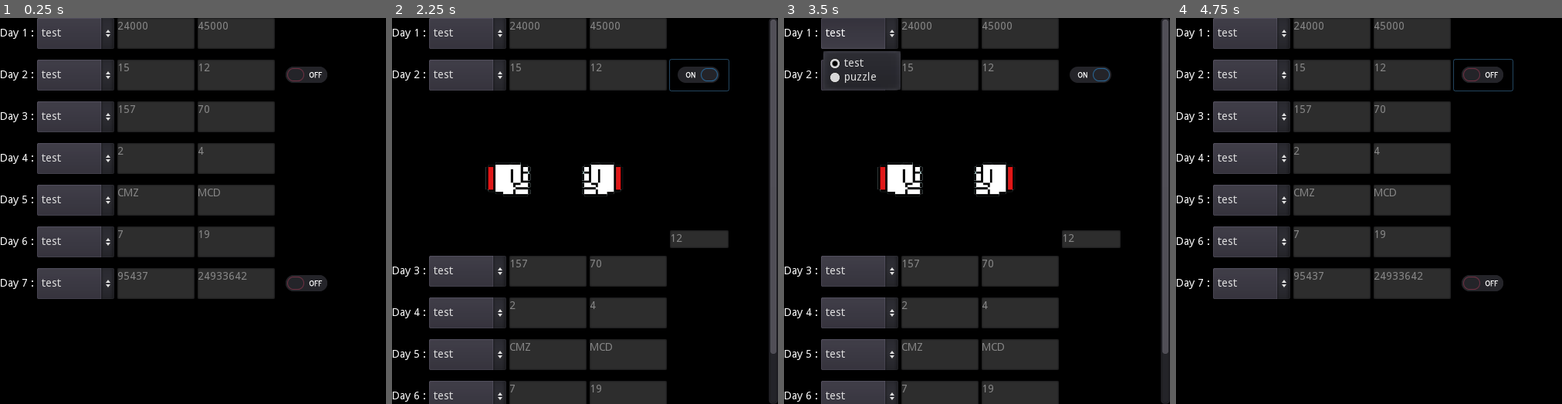
Above: before the commit, frames 1-4 (left to right).
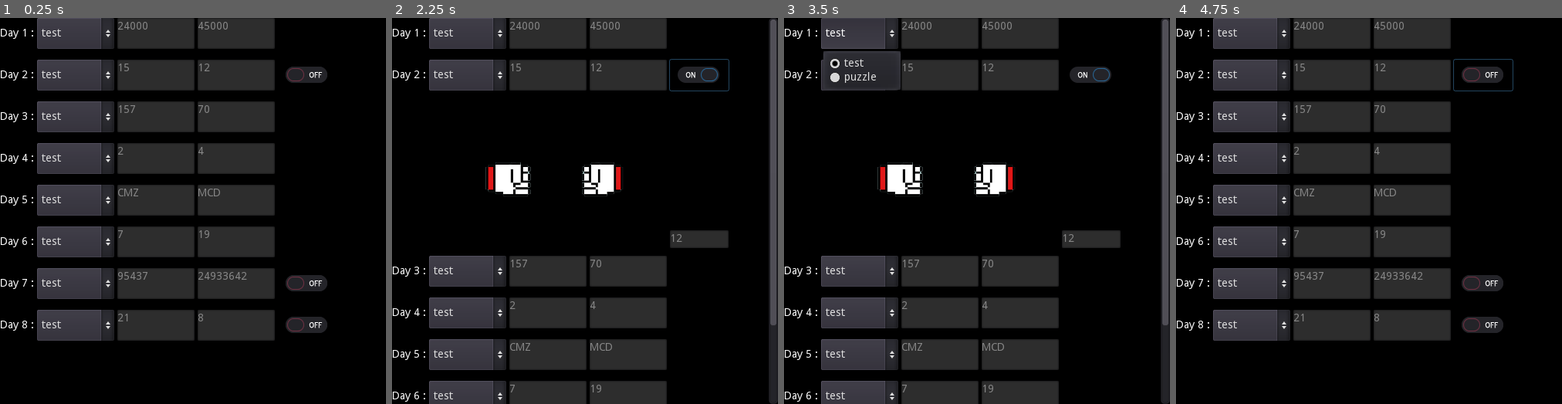
Above: after the commit, the same moments.

Repository: MelanieGEFFRE/AdventOfCode2022
Game: Godot game, scene res://Main.tscn
The game is run twice, just before and just after one commit, with the same random seed, the same clock (stepped at 60 frames per second) and the same inputs.
Inputs (mouse positions are in pixels of both pictures, inside the frame that each line leads up to):
- Up to frame 1 (0.25 s): no input
- Up to frame 2 (2.25 s): click "test" at 0.5 s; click (700, 75) at 1.27 s; click (700, 75) at 2.02 s
- Up to frame 3 (3.5 s): click "test" at 2.75 s
- Up to frame 4 (4.75 s): click "test" at 3.5 s; click (1484, 75) at 4.25 s

The runs differ from the first frame. In frame 1, 5.3% of the frame differs, in the area x 0-85%, y 75-84%; in frame 2, 0.1%; in frame 3, 0.1%; in frame 4, 5.3%.

Commit message:
day 8

Diff:
--- a/project/Main.tscn
+++ b/project/Main.tscn
@@ -7,6 +7,7 @@
 [ext_resource path="res://day5/day5.tscn" type="PackedScene" id=5]
 [ext_resource path="res://day6/day6.tscn" type="PackedScene" id=6]
 [ext_resource path="res://day7/day7.tscn" type="PackedScene" id=7]
+[ext_resource path="res://day8/day8.tscn" type="PackedScene" id=8]
 
 [node name="Node" type="Node"]
 
@@ -21,7 +22,7 @@
 
 [node name="VBoxContainer" type="VBoxContainer" parent="ScrollContainer"]
 margin_right = 50.0
-margin_bottom = 374.0
+margin_bottom = 428.0
 
 [node name="day1" parent="ScrollContainer/VBoxContainer" instance=ExtResource( 1 )]
 anchor_right = 0.0
@@ -70,3 +71,10 @@
 margin_top = 324.0
 margin_right = 50.0
 margin_bottom = 374.0
+
+[node name="day8" parent="ScrollContainer/VBoxContainer" instance=ExtResource( 8 )]
+anchor_right = 0.0
+anchor_bottom = 0.0
+margin_top = 378.0
+margin_right = 50.0
+margin_bottom = 428.0
--- /dev/null
+++ b/project/day8/day8.gd
@@ -0,0 +1,136 @@
+extends Control
+
+onready var optionMenu = $VBoxContainer/HBoxContainer/OptionButton
+
+var play_animation = false
+
+class RealTreeItem:
+	var value:int
+	var visible: bool
+
+# Called when the node enters the scene tree for the first time.
+func _ready():
+	$VBoxContainer/HBoxContainer/playAnimation.pressed = play_animation
+	$VBoxContainer/ReferenceRect.visible = play_animation
+	self.rect_min_size = Vector2(0, 50)
+	$VBoxContainer/HBoxContainer/playAnimation.connect("toggled", self, "_show_player")
+
+	optionMenu.add_item("test", 0)
+	optionMenu.add_item("puzzle", 1)
+
+	optionMenu.connect("item_selected", self, "_process_with_input")
+
+	_process_with_input(0)
+
+func _process_with_input(index):
+	var input_file = File.new()
+	input_file.open("res://input/8/"+optionMenu.get_item_text(index)+".txt", File.READ)
+
+	var treeCoordX = -1
+	var treeCoordY = 0
+	var nbVisibleTree = 0
+	var highestScenicScore = -1
+
+	for line in input_file.get_as_text().split("\n"):
+		treeCoordX = -1
+		for character in line:
+			var rightTrees = []
+			var leftTrees = []
+			var topTrees = []
+			var bottomTrees = []
+			treeCoordX += 1
+			if treeCoordX == 0 || treeCoordY == 0 || treeCoordX == line.length()-1 || treeCoordY == 	input_file.get_as_text().split("\n").size()-1:
+				nbVisibleTree += 1
+			else:
+				var stillVisible = true
+				var shouldSearch = true
+				var value = int(character)
+				for i in range(0, treeCoordX):
+					if int(line[i]) >= value:
+						stillVisible = false
+						break
+				if stillVisible:
+					nbVisibleTree += 1
+					continue
+				stillVisible = true
+				for i in range(treeCoordX+1, line.length()):
+					if int(line[i]) >= value:
+						stillVisible = false
+						break
+				if stillVisible:
+					nbVisibleTree += 1
+					continue
+				stillVisible = true
+				for i in range(0, treeCoordY):
+					if int(input_file.get_as_text().split("\n")[i][treeCoordX]) >= value:
+						stillVisible = false
+						break
+				if stillVisible:
+					nbVisibleTree += 1
+					continue
+				stillVisible = true
+				for i in range(treeCoordY+1, input_file.get_as_text().split("\n").size()):
+					if int(input_file.get_as_text().split("\n")[i][treeCoordX]) >= value:
+						stillVisible = false
+						break
+				if stillVisible:
+					nbVisibleTree += 1
+					continue
+
+			#Part 2:
+		treeCoordY += 1
+
+	treeCoordX = -1
+	treeCoordY = 0
+	for line in input_file.get_as_text().split("\n"):
+		treeCoordX = -1
+		for character in line:
+			var rightTrees = []
+			var leftTrees = []
+			var topTrees = []
+			var bottomTrees = []
+			treeCoordX += 1
+			var value = int(character)
+			for i in range(0, treeCoordX):
+				leftTrees.append(int(line[i]))
+			for i in range(treeCoordX+1, line.length()):
+				rightTrees.append(int(line[i]))
+			for i in range(0, treeCoordY):
+				topTrees.append(int(input_file.get_as_text().split("\n")[i][treeCoordX]))
+			for i in range(treeCoordY+1, input_file.get_as_text().split("\n").size()):
+				bottomTrees.append(int(input_file.get_as_text().split("\n")[i][treeCoordX]))
+
+			leftTrees.invert()
+			topTrees.invert()
+
+			var totalScenicScore = _get_direction_scenic_score(value, rightTrees) * \
+			_get_direction_scenic_score(value, leftTrees) * \
+			_get_direction_scenic_score(value, topTrees) * \
+			_get_direction_scenic_score(value, bottomTrees)
+
+			print(treeCoordX, " ", treeCoordY, " ", _get_direction_scenic_score(value, rightTrees), " ",_get_direction_scenic_score(value, leftTrees), " ", \
+			_get_direction_scenic_score(value, topTrees), " ", _get_direction_scenic_score(value, bottomTrees))
+			if highestScenicScore == -1 || totalScenicScore > highestScenicScore:
+				highestScenicScore = totalScenicScore
+		treeCoordY += 1
+
+	$VBoxContainer/HBoxContainer/puzzle_1.text = str(nbVisibleTree)
+	$VBoxContainer/HBoxContainer/puzzle_2.text = str(highestScenicScore)
+
+func _get_direction_scenic_score(value, toProcess):
+	if (toProcess.size()==0):
+		return 0
+	var scenicScore = 0
+	for i in range(0, toProcess.size()):
+		scenicScore += 1
+		if (toProcess[i] >= value):
+			return scenicScore
+	return scenicScore
+
+func _show_player(checked):
+	$VBoxContainer/ReferenceRect.visible = checked
+	play_animation = checked
+	if checked:
+		self.rect_min_size = Vector2(0, 250)
+	else:
+		self.rect_min_size = Vector2(0, 50)
--- /dev/null
+++ b/project/day8/day8.tscn
@@ -0,0 +1,188 @@
+[gd_scene load_steps=5 format=2]
+
+[ext_resource path="res://day8/day8.gd" type="Script" id=1]
+[ext_resource path="res://day2/assets/pierre.png" type="Texture" id=2]
+
+[sub_resource type="Animation" id=2]
+length = 0.001
+tracks/0/type = "value"
+tracks/0/path = NodePath("Play:texture")
+tracks/0/interp = 1
+tracks/0/loop_wrap = true
+tracks/0/imported = false
+tracks/0/enabled = true
+tracks/0/keys = {
+"times": PoolRealArray( 0 ),
+"transitions": PoolRealArray( 1 ),
+"update": 0,
+"values": [ ExtResource( 2 ) ]
+}
+tracks/1/type = "value"
+tracks/1/path = NodePath("Answer:texture")
+tracks/1/interp = 1
+tracks/1/loop_wrap = true
+tracks/1/imported = false
+tracks/1/enabled = true
+tracks/1/keys = {
+"times": PoolRealArray( 0 ),
+"transitions": PoolRealArray( 1 ),
+"update": 0,
+"values": [ ExtResource( 2 ) ]
+}
+
+[sub_resource type="Animation" id=1]
+resource_name = "before_play"
+length = 3.0
+tracks/0/type = "value"
+tracks/0/path = NodePath("Play:position")
+tracks/0/interp = 1
+tracks/0/loop_wrap = true
+tracks/0/imported = false
+tracks/0/enabled = true
+tracks/0/keys = {
+"times": PoolRealArray( 0, 0.5, 1, 1.5, 2, 2.5, 3 ),
+"transitions": PoolRealArray( 0.25, 0.25, 0.25, 0.25, 0.25, 0.25, 0.25 ),
+"update": 0,
+"values": [ Vector2( 150, 110 ), Vector2( 130, 50 ), Vector2( 150, 110 ), Vector2( 130, 50 ), Vector2( 150, 110 ), Vector2( 130, 50 ), Vector2( 150, 110 ) ]
+}
+tracks/1/type = "value"
+tracks/1/path = NodePath("Play:rotation_degrees")
+tracks/1/interp = 1
+tracks/1/loop_wrap = true
+tracks/1/imported = false
+tracks/1/enabled = true
+tracks/1/keys = {
+"times": PoolRealArray( 0, 0.5, 1, 1.5, 2, 2.5, 3 ),
+"transitions": PoolRealArray( 1, 1, 1, 1, 1, 1, 1 ),
+"update": 0,
+"values": [ 0.0, -30.0, 0.0, -30.0, 0.0, -30.0, 0.0 ]
+}
+tracks/2/type = "value"
+tracks/2/path = NodePath("Answer:position")
+tracks/2/interp = 1
+tracks/2/loop_wrap = true
+tracks/2/imported = false
+tracks/2/enabled = true
+tracks/2/keys = {
+"times": PoolRealArray( 0, 0.5, 1, 1.5, 2, 2.5, 3 ),
+"transitions": PoolRealArray( 0.4, 0.4, 0.4, 0.4, 0.4, 0.4, 0.4 ),
+"update": 0,
+"values": [ Vector2( 273, 110 ), Vector2( 293, 50 ), Vector2( 273, 110 ), Vector2( 293, 50 ), Vector2( 273, 110 ), Vector2( 293, 50 ), Vector2( 273, 110 ) ]
+}
+tracks/3/type = "value"
+tracks/3/path = NodePath("Answer:rotation_degrees")
+tracks/3/interp = 1
+tracks/3/loop_wrap = true
+tracks/3/imported = false
+tracks/3/enabled = true
+tracks/3/keys = {
+"times": PoolRealArray( 0, 0.5, 1, 1.5, 2, 2.5, 3 ),
+"transitions": PoolRealArray( 1, 1, 1, 1, 1, 1, 1 ),
+"update": 0,
+"values": [ 0.0, 30.0, 0.0, 30.0, 0.0, 30.0, 0.0 ]
+}
+tracks/4/type = "value"
+tracks/4/path = NodePath("Play:texture")
+tracks/4/interp = 1
+tracks/4/loop_wrap = true
+tracks/4/imported = false
+tracks/4/enabled = true
+tracks/4/keys = {
+"times": PoolRealArray( 0 ),
+"transitions": PoolRealArray( 1 ),
+"update": 1,
+"values": [ ExtResource( 2 ) ]
+}
+tracks/5/type = "value"
+tracks/5/path = NodePath("Answer:texture")
+tracks/5/interp = 1
+tracks/5/loop_wrap = true
+tracks/5/imported = false
+tracks/5/enabled = true
+tracks/5/keys = {
+"times": PoolRealArray( 0 ),
+"transitions": PoolRealArray( 1 ),
+"update": 1,
+"values": [ ExtResource( 2 ) ]
+}
+
+[node name="Control" type="Control"]
+anchor_right = 1.0
+anchor_bottom = 1.0
+rect_min_size = Vector2( 0, 50 )
+script = ExtResource( 1 )
+
+[node name="VBoxContainer" type="VBoxContainer" parent="."]
+margin_right = 40.0
+margin_bottom = 40.0
+
+[node name="HBoxContainer" type="HBoxContainer" parent="VBoxContainer"]
+margin_right = 436.0
+margin_bottom = 40.0
+rect_min_size = Vector2( 0, 30 )
+
+[node name="Label" type="Label" parent="VBoxContainer/HBoxContainer"]
+margin_top = 13.0
+margin_right = 44.0
+margin_bottom = 27.0
+text = "Day 8 :"
+
+[node name="OptionButton" type="OptionButton" parent="VBoxContainer/HBoxContainer"]
+margin_left = 48.0
+margin_right = 148.0
+margin_bottom = 40.0
+rect_min_size = Vector2( 100, 0 )
+
+[node name="puzzle_1" type="TextEdit" parent="VBoxContainer/HBoxContainer"]
+margin_left = 152.0
+margin_right = 252.0
+margin_bottom = 40.0
+rect_min_size = Vector2( 100, 0 )
+text = "Test"
+readonly = true
+
+[node name="puzzle_2" type="TextEdit" parent="VBoxContainer/HBoxContainer"]
+margin_left = 256.0
+margin_right = 356.0
+margin_bottom = 40.0
+rect_min_size = Vector2( 100, 0 )
+text = "Test"
+readonly = true
+
+[node name="playAnimation" type="CheckButton" parent="VBoxContainer/HBoxContainer"]
+margin_left = 360.0
+margin_right = 436.0
+margin_bottom = 40.0
+
+[node name="ReferenceRect" type="ReferenceRect" parent="VBoxContainer"]
+margin_top = 44.0
+margin_right = 436.0
+margin_bottom = 244.0
+rect_min_size = Vector2( 0, 200 )
+
+[node name="AnimationPlayer" type="AnimationPlayer" parent="VBoxContainer/ReferenceRect"]
+playback_speed = 3.0
+anims/RESET = SubResource( 2 )
+anims/before_play = SubResource( 1 )
+
+[node name="Play" type="Sprite" parent="VBoxContainer/ReferenceRect"]
+unique_name_in_owner = true
+position = Vector2( 150, 110 )
+scale = Vector2( 0.326087, 0.3 )
+texture = ExtResource( 2 )
+
+[node name="Answer" type="Sprite" parent="VBoxContainer/ReferenceRect"]
+unique_name_in_owner = true
+position = Vector2( 273, 110 )
+scale = Vector2( 0.3, 0.3 )
+texture = ExtResource( 2 )
+flip_h = true
+
+[node name="TextEdit" type="TextEdit" parent="VBoxContainer/ReferenceRect"]
+anchor_left = 1.0
+anchor_top = 1.0
+anchor_right = 1.0
+anchor_bottom = 1.0
+margin_left = -76.0
+margin_top = -23.0
+readonly = true
Not shown: 1 places in project/Main.tscn that only renumber resources
Not shown, added: project/input/8/puzzle.txt
Not shown, added: project/input/8/test.txt
